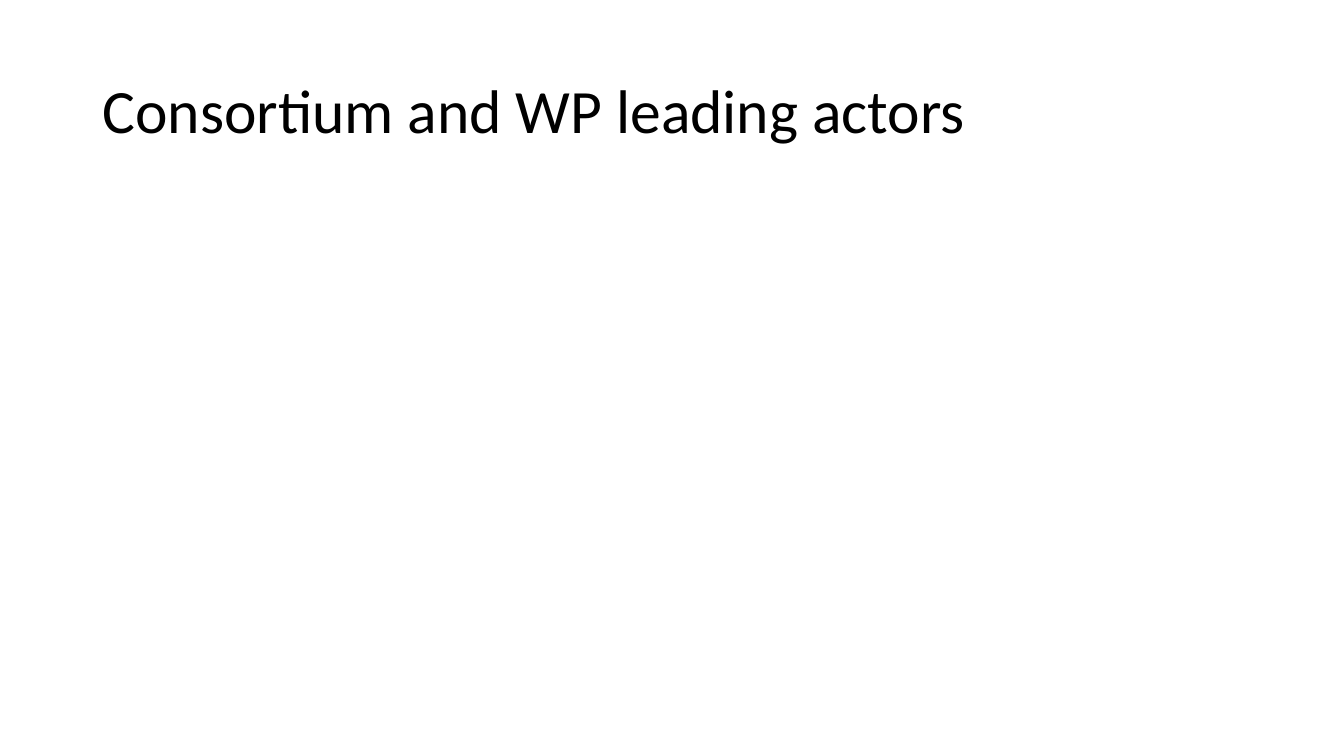
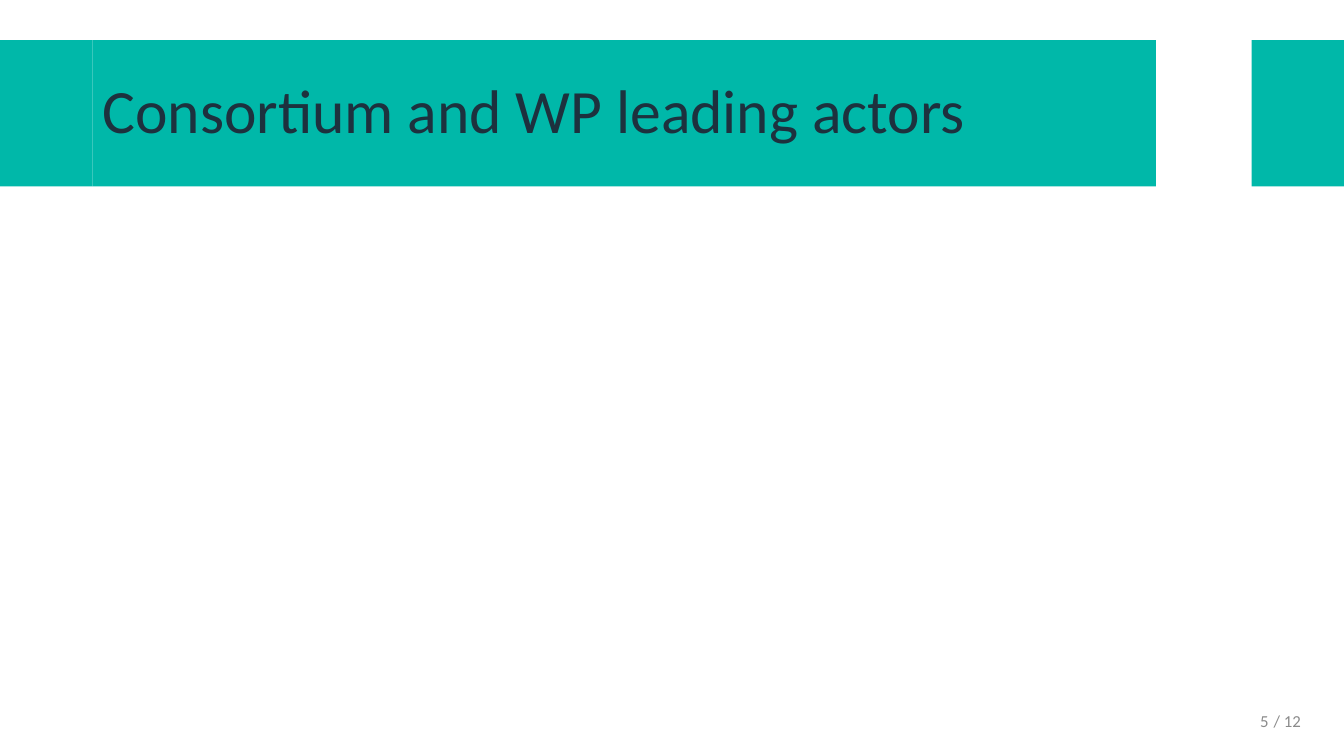
Before and after one commit to AstroProjects/projectsGroup3, a slide deck: slide 5 of Presentació projecte/GENERAL/DEOS-UD defense 1.pptx. Drawn at 1344x756 pixels with LibreOffice and Linux fonts; fonts in the diff are those of the drawing; background and template pictures are left out. Boxes give left, top, right and bottom in pixels: in the first picture for what was removed or moved away, otherwise in the second. Text is boxed around its words. In the diff, an @@ line names an element or a change of style, - is before the commit and + after.

```diff
--- a/Presentació projecte/GENERAL/DEOS-UD defense 1.pptx
+++ b/Presentació projecte/GENERAL/DEOS-UD defense 1.pptx
@@ rectangle added at bbox=[0, 40, 93, 187], fill #00B8A9 @@
@@ title "Consortium and WP leading actors": place and size @@
-title "Consortium and WP leading actors" at bbox=[102, 90, 964, 144]
+title "Consortium and WP leading actors" at bbox=[93, 40, 1156, 187]
@@ title "Consortium and WP leading actors" at bbox=[93, 40, 1156, 187]: text colour #000000 to #1D313E; fill none to #00B8A9 @@
@@ rectangle added at bbox=[1252, 40, 1344, 187], fill #00B8A9 @@
@@ page number added at bbox=[1260, 716, 1268, 727], 12 pt, text #8C8C8C @@
+5
@@ text added at bbox=[1284, 716, 1301, 727], 12 pt, text #8C8C8C @@
+/ 12
```
Also in this commit, not shown: 11 other slides changed, 1 other file.
